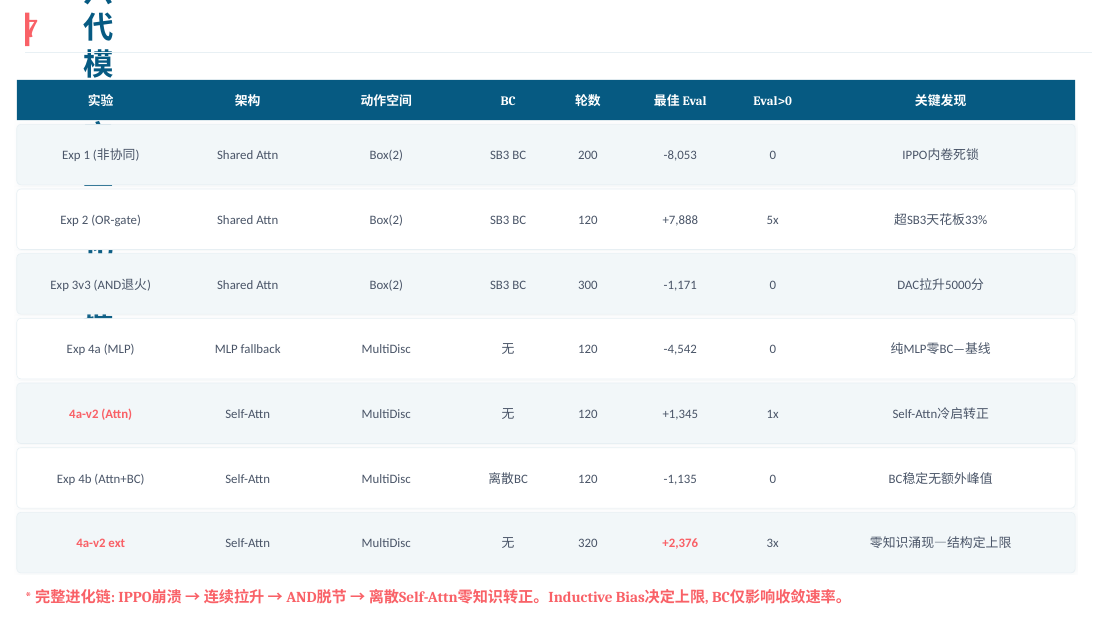
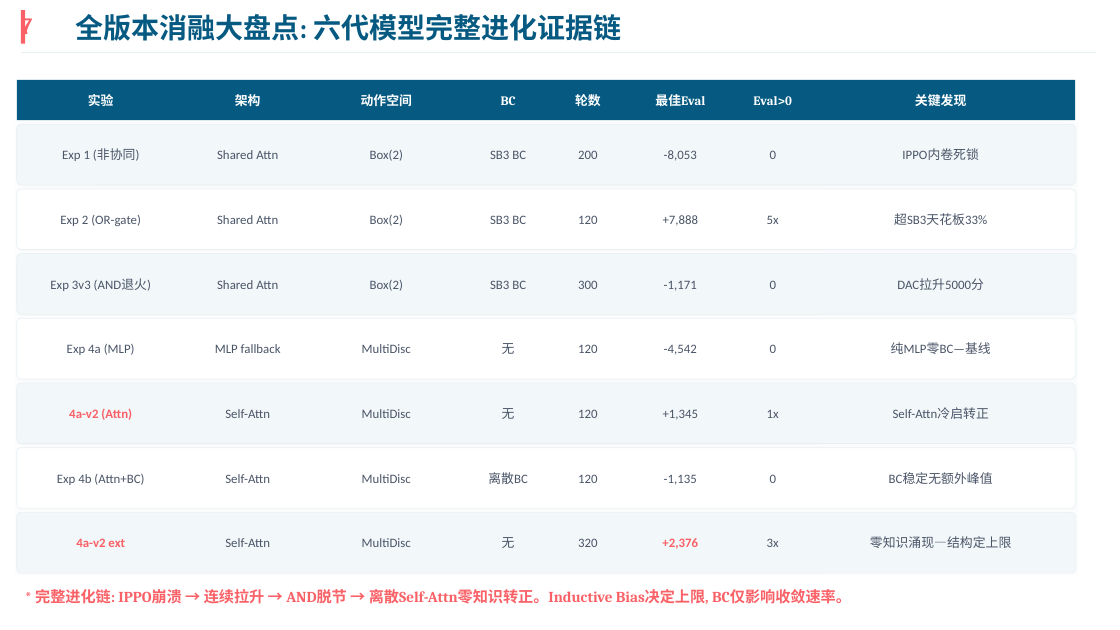
Before and after one commit to NishimiyaXSean/jsbsim-marl-formation, a slide deck: slide 8 of results/ppt/formation_coop_v7.pptx. Drawn at 1120x630 pixels with LibreOffice and Linux fonts; fonts in the diff are those of the drawing. Boxes give left, top, right and bottom in pixels: in the first picture for what was removed or moved away, otherwise in the second. Text is boxed around its words. In the diff, an @@ line names an element or a change of style, - is before the commit and + after.

Commit message:
feat: PPT v7 final + Self-Attention architecture diagram
PPT fixes:
  - Title bar: reduced font (24pt), wider box (12.2"), overflow prevention
  - All framed text boxes now prefixed with keyword tags:
    [特征解耦] [注意力路由] [对称破缺] [价值引导] etc.
  - Box height limits relaxed to 1.6" for better fill
  - P2 body expanded with structured bullet format (致命缺陷/具体表现/根因)

New figure: results/viz/fig_self_attention_arch.pdf
  - Clean flowchart: Obs[33] -> 3 Tokens -> Linear -> MHA -> Pool -> MLP -> Action
  - Embedded on P3 alongside existing Fig 3 stats
  - Ocean Gradient palette, white background, publication style

```diff
--- a/results/ppt/formation_coop_v7.pptx
+++ b/results/ppt/formation_coop_v7.pptx
@@ text "7" at [21,13,33,39]: size 22 to 20 pt @@
@@ rectangle: place and size @@
-rectangle at [25,13,29,46]
+rectangle at [21,10,25,44]
@@ text "全版本消融大盘点: 六代模型完整进化证据链": place and size @@
-text "全版本消融大盘点: 六代模型完整进化证据链" at [84,0,114,355]
+text "全版本消融大盘点: 六代模型完整进化证据链" at [75,14,621,41]
@@ text "全版本消融大盘点: 六代模型完整进化证据链" at [75,14,621,41]: size 26 to 24 pt @@
@@ rectangle: place and size @@
-rectangle at [25,52,1092,53]
+rectangle at [21,52,1096,53]
@@ text at [655,94,705,106]: spaces changed @@
-最佳 Eval
+最佳Eval
```
Also in this commit, not shown: 11 other slides changed, 2 other files.
